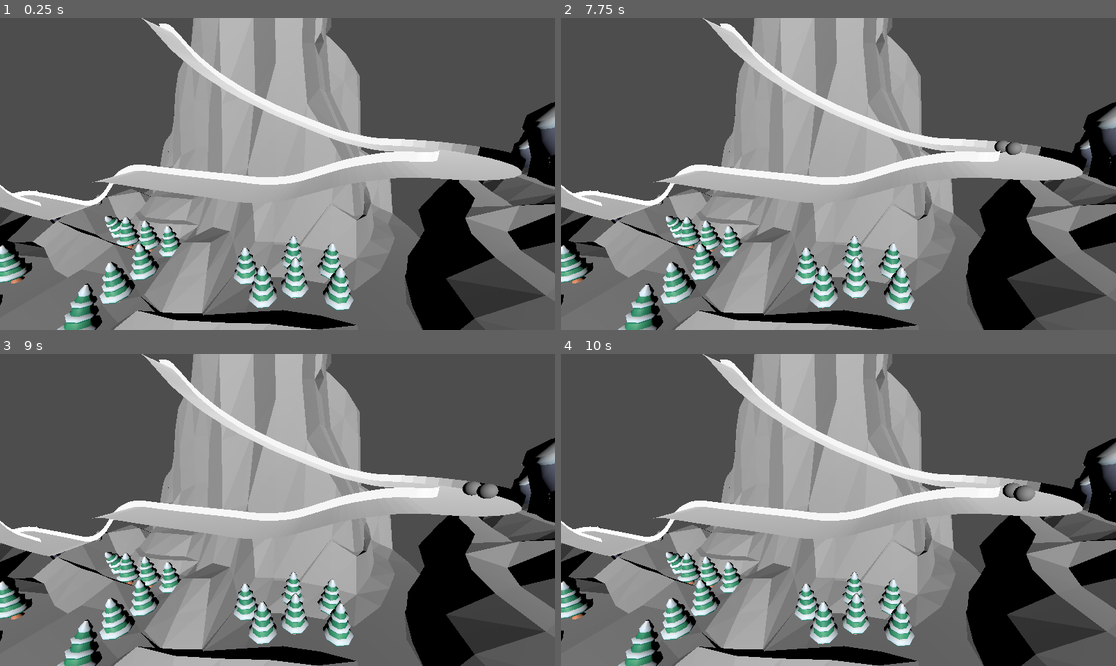
Above: before the commit, frames 1-4 (two rows, left to right).
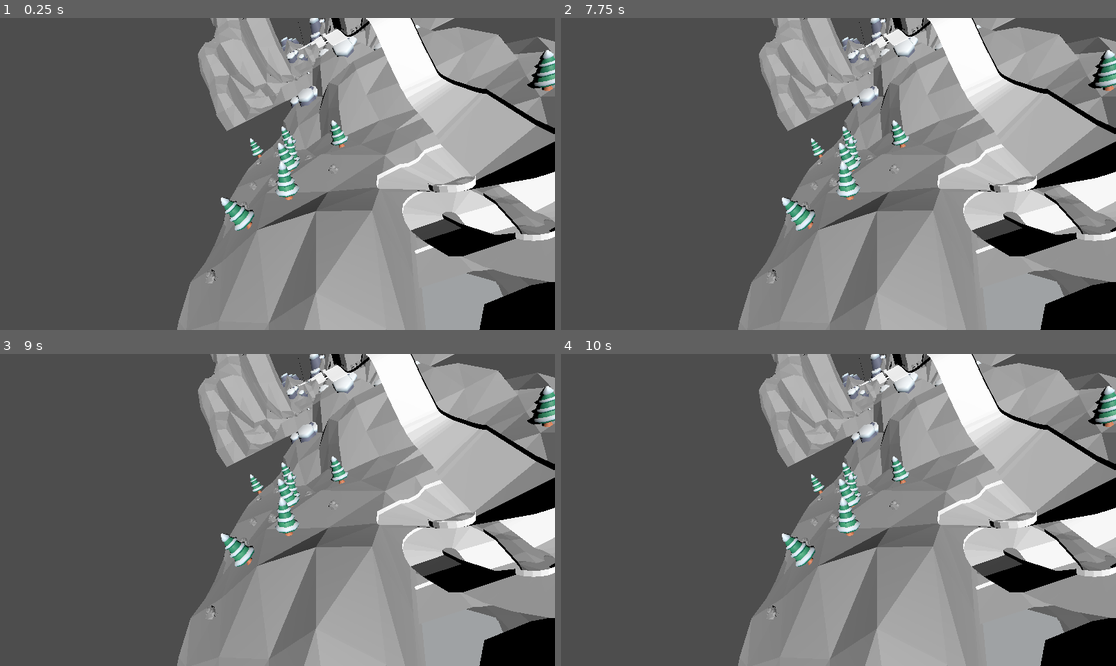
Above: after the commit, the same moments.

Repository: rohan-sav/Yr12GodotRohanHarshith
Game: Godot game, scene res://TestWorld.tscn
The game is run twice, just before and just after one commit, with the same random seed, the same clock (stepped at 60 frames per second) and the same inputs. This scene is started directly instead of the project's main scene.
Inputs:
- Up to frame 1 (0.25 s): no input
- Up to frame 2 (7.75 s): tap Enter at 0.5 s; hold Right 0.53-1.28 s; hold Left 1.28-2.03 s; hold Right 2.03-3.53 s; hold Left 3.53-5.78 s; hold Right from 5.78 s (still down)
- Up to frame 3 (9 s): release Right at 8.03 s; hold Left from 8.03 s (still down)
- Up to frame 4 (10 s): release Left at 9.53 s; hold Right from 9.53 s (still down)

The runs differ from the first frame. In frame 1, 68% of the frame differs, in the area x 0-100%, y 0-100%; in frame 2, 68%; in frame 3, 68%; in frame 4, 69%.

Commit message:
Finished Ai checkpoint system

Diff:
--- a/testing/TestWorld.tscn
+++ b/testing/TestWorld.tscn
@@ -39,7 +39,7 @@
 transform = Transform3D(1, 0, 0, 0, 1, 0, 0, 0, 1, 69.2138, 1.19209e-07, -1423.5)
 
 [node name="Camera3D" type="Camera3D" parent="."]
-transform = Transform3D(-0.301287, -0.273371, 0.913507, 0.000439125, 0.957983, 0.286826, -0.953533, 0.0868181, -0.288508, 221.268, 254.835, -491.519)
+transform = Transform3D(0.89698, 0.358381, 0.258826, -0.430076, 0.842901, 0.323346, -0.102284, -0.401349, 0.910196, -80.0581, 30.4593, 984.92)
 
 [node name="DirectionalLight3D" type="DirectionalLight3D" parent="Camera3D"]
 
@@ -151,9 +151,51 @@
 transform = Transform3D(0.999976, 0.00546132, 0.00412579, -0.00622384, 0.976337, 0.216164, -0.00284693, -0.216185, 0.97635, -2.05453, -3.4884, 0.486267)
 
 [node name="Checkpoint22" parent="CheckpointSystem" instance=ExtResource("3_74u7v")]
-transform = Transform3D(0.817076, 0.13138, -0.561361, -0.116871, 0.991218, 0.0618735, 0.56456, 0.0150514, 0.825254, -12.2677, -97.6816, 755.245)
+transform = Transform3D(0.817076, 0.13138, -0.561361, -0.203928, 0.976604, -0.0682599, 0.539259, 0.170251, 0.82475, -8.38129, -102.024, 755.245)
 
 [node name="CollisionShape3D" parent="CheckpointSystem/Checkpoint22" index="0"]
+transform = Transform3D(0.999976, 0.00546132, 0.00412579, -0.00622384, 0.976337, 0.216164, -0.00284693, -0.216185, 0.97635, -2.05453, -3.4884, 0.486267)
+
+[node name="Checkpoint23" parent="CheckpointSystem" instance=ExtResource("3_74u7v")]
+transform = Transform3D(-0.47631, -0.230621, -0.848494, -0.237939, 0.962793, -0.128118, 0.846471, 0.140866, -0.513462, 60.4584, -119.415, 750.587)
+
+[node name="CollisionShape3D" parent="CheckpointSystem/Checkpoint23" index="0"]
+transform = Transform3D(0.999976, 0.00546132, 0.00412579, -0.00622384, 0.976337, 0.216164, -0.00284693, -0.216185, 0.97635, -2.05453, -3.4884, 0.486267)
+
+[node name="Checkpoint24" parent="CheckpointSystem" instance=ExtResource("3_74u7v")]
+transform = Transform3D(-0.922374, -0.265313, -0.280778, -0.374654, 0.791518, 0.482839, 0.0941373, 0.550553, -0.829475, 91.7771, -139.761, 808.557)
+
+[node name="CollisionShape3D" parent="CheckpointSystem/Checkpoint24" index="0"]
+transform = Transform3D(0.999976, 0.00546132, 0.00412579, -0.00622384, 0.976337, 0.216164, -0.00284693, -0.216185, 0.97635, -2.05453, -3.4884, 0.486267)
+
+[node name="Checkpoint25" parent="CheckpointSystem" instance=ExtResource("3_74u7v")]
+transform = Transform3D(0.00167366, 0.175119, 0.984545, -0.163188, 0.971397, -0.172502, -0.986594, -0.160378, 0.0302034, 69.3973, -154.063, 848.4)
+
+[node name="CollisionShape3D" parent="CheckpointSystem/Checkpoint25" index="0"]
+transform = Transform3D(0.999976, 0.00546132, 0.00412579, -0.00622384, 0.976337, 0.216164, -0.00284693, -0.216185, 0.97635, -2.05453, -3.4884, 0.486267)
+
+[node name="Checkpoint26" parent="CheckpointSystem" instance=ExtResource("3_74u7v")]
+transform = Transform3D(0.992578, -0.0301513, 0.117818, 0.0112689, 0.987414, 0.157757, -0.121092, -0.155259, 0.980424, 18.185, -181.343, 784.505)
+
+[node name="CollisionShape3D" parent="CheckpointSystem/Checkpoint26" index="0"]
+transform = Transform3D(0.999976, 0.00546132, 0.00412579, -0.00622384, 0.976337, 0.216164, -0.00284693, -0.216185, 0.97635, -2.05453, -3.4884, 0.486267)
+
+[node name="Checkpoint27" parent="CheckpointSystem" instance=ExtResource("3_74u7v")]
+transform = Transform3D(0.0902062, -0.215388, -0.972353, -0.193109, 0.954022, -0.229242, 0.977022, 0.20845, 0.0444649, 36.4275, -191.651, 700.804)
+
+[node name="CollisionShape3D" parent="CheckpointSystem/Checkpoint27" index="0"]
+transform = Transform3D(0.999976, 0.00546132, 0.00412579, -0.00622384, 0.976337, 0.216164, -0.00284693, -0.216185, 0.97635, -2.05453, -3.4884, 0.486267)
+
+[node name="Checkpoint28" parent="CheckpointSystem" instance=ExtResource("3_74u7v")]
+transform = Transform3D(-0.987555, 0.0264187, -0.15504, 0.00923995, 0.993834, 0.110492, 0.157003, 0.107685, -0.981709, 71.7813, -219.764, 761.357)
+
+[node name="CollisionShape3D" parent="CheckpointSystem/Checkpoint28" index="0"]
+transform = Transform3D(0.999976, 0.00546132, 0.00412579, -0.00622384, 0.976337, 0.216164, -0.00284693, -0.216185, 0.97635, -2.05453, -3.4884, 0.486267)
+
+[node name="Checkpoint29" parent="CheckpointSystem" instance=ExtResource("3_74u7v")]
+transform = Transform3D(0.0456311, 0.0509, 0.99766, 0.00190725, 0.998695, -0.0510404, -0.998957, 0.00423183, 0.0454748, -7.64058, -231.203, 775.573)
+
+[node name="CollisionShape3D" parent="CheckpointSystem/Checkpoint29" index="0"]
 transform = Transform3D(0.999976, 0.00546132, 0.00412579, -0.00622384, 0.976337, 0.216164, -0.00284693, -0.216185, 0.97635, -2.05453, -3.4884, 0.486267)
 
 [editable path="CheckpointSystem/Checkpoint"]
@@ -178,3 +220,10 @@
 [editable path="CheckpointSystem/Checkpoint20"]
 [editable path="CheckpointSystem/Checkpoint21"]
 [editable path="CheckpointSystem/Checkpoint22"]
+[editable path="CheckpointSystem/Checkpoint23"]
+[editable path="CheckpointSystem/Checkpoint24"]
+[editable path="CheckpointSystem/Checkpoint25"]
+[editable path="CheckpointSystem/Checkpoint26"]
+[editable path="CheckpointSystem/Checkpoint27"]
+[editable path="CheckpointSystem/Checkpoint28"]
+[editable path="CheckpointSystem/Checkpoint29"]
Binary file added: testing/path-tool/signage_finish.fbx
Not shown, added: testing/path-tool/signage_finish.fbx.import
